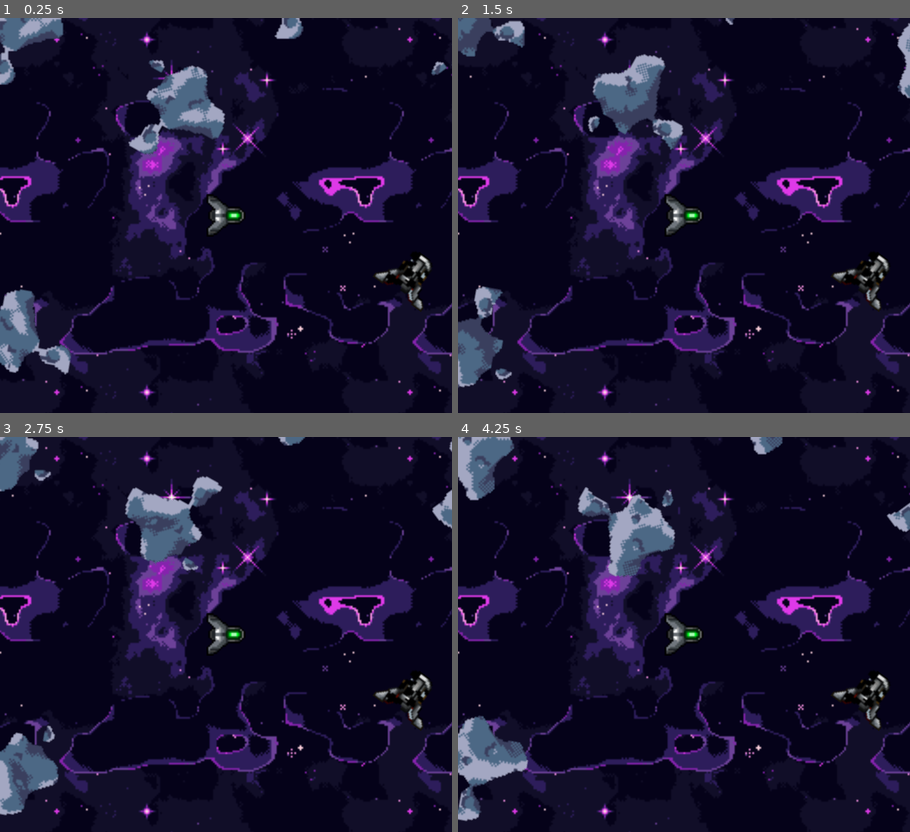
Above: before the commit, frames 1-4 (two rows, left to right).
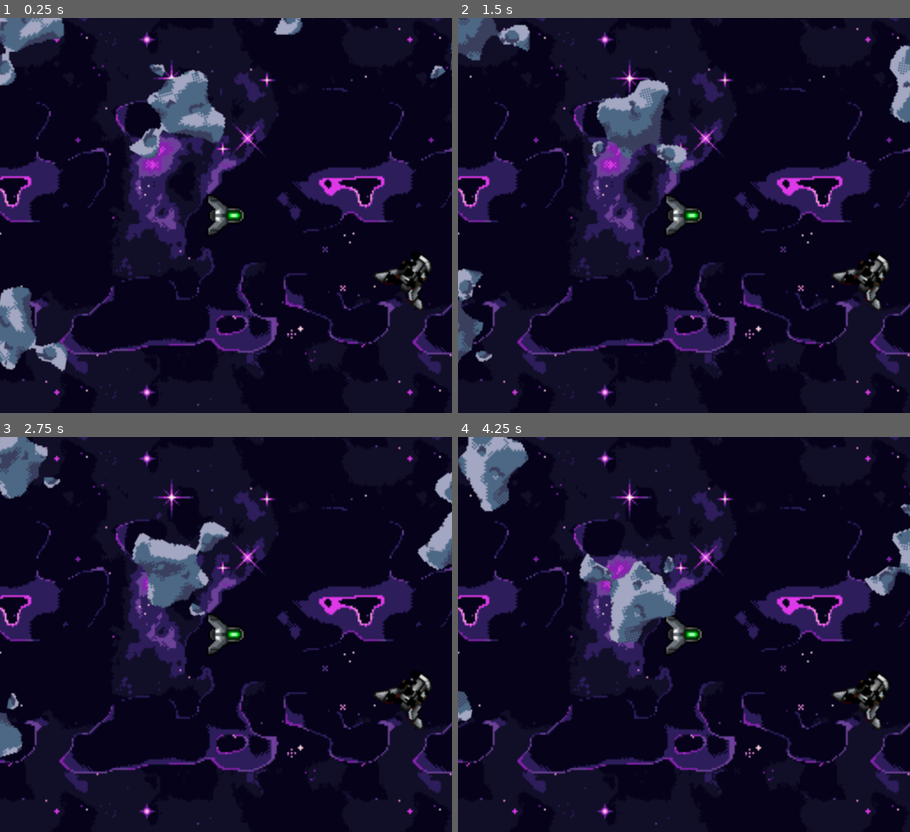
Above: after the commit, the same moments.

Repository: sirbrillig/take-the-sky-godot
Game: Godot game, scene res://scenes/space.tscn
Two runs of this game, one before a commit and one after it. Both use one fixed random seed, a clock stepped at 60 frames per second and the inputs below.
Inputs:
- Up to frame 1 (0.25 s): no input
- Up to frame 2 (1.5 s): no input
- Up to frame 3 (2.75 s): no input
- Up to frame 4 (4.25 s): no input

The runs differ from the first frame. In frame 1, 3.1% of the frame differs, in the area x 0-100%, y 0-91%; in frame 2, 6.7%; in frame 3, 8.5%; in frame 4, 10%, in the area x 0-100%, y 0-98%.

Commit message:
Make asteroids randomly move

Diff:
--- a/scenes/asteroid.gd
+++ b/scenes/asteroid.gd
@@ -1,7 +1,13 @@
 extends CharacterBody2D
+
+var min_x = -10
+var min_y = -10
+var max_x = 10
+var max_y = 10
 
 func _ready() -> void:
 	$AnimatedSprite2D.play()
+	velocity = Vector2(randf_range(min_x, max_x), randf_range(min_y, max_y))
 
 func _physics_process(delta: float) -> void:
 	move_and_slide()
